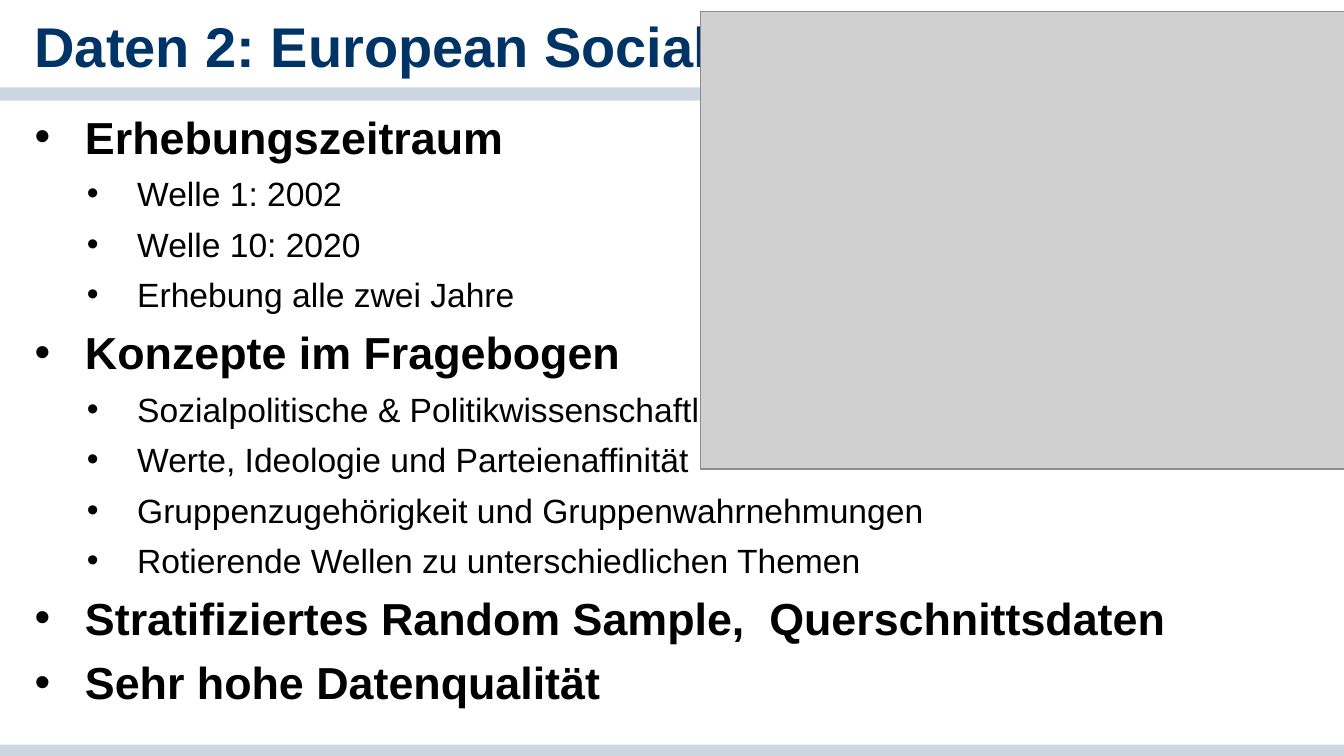
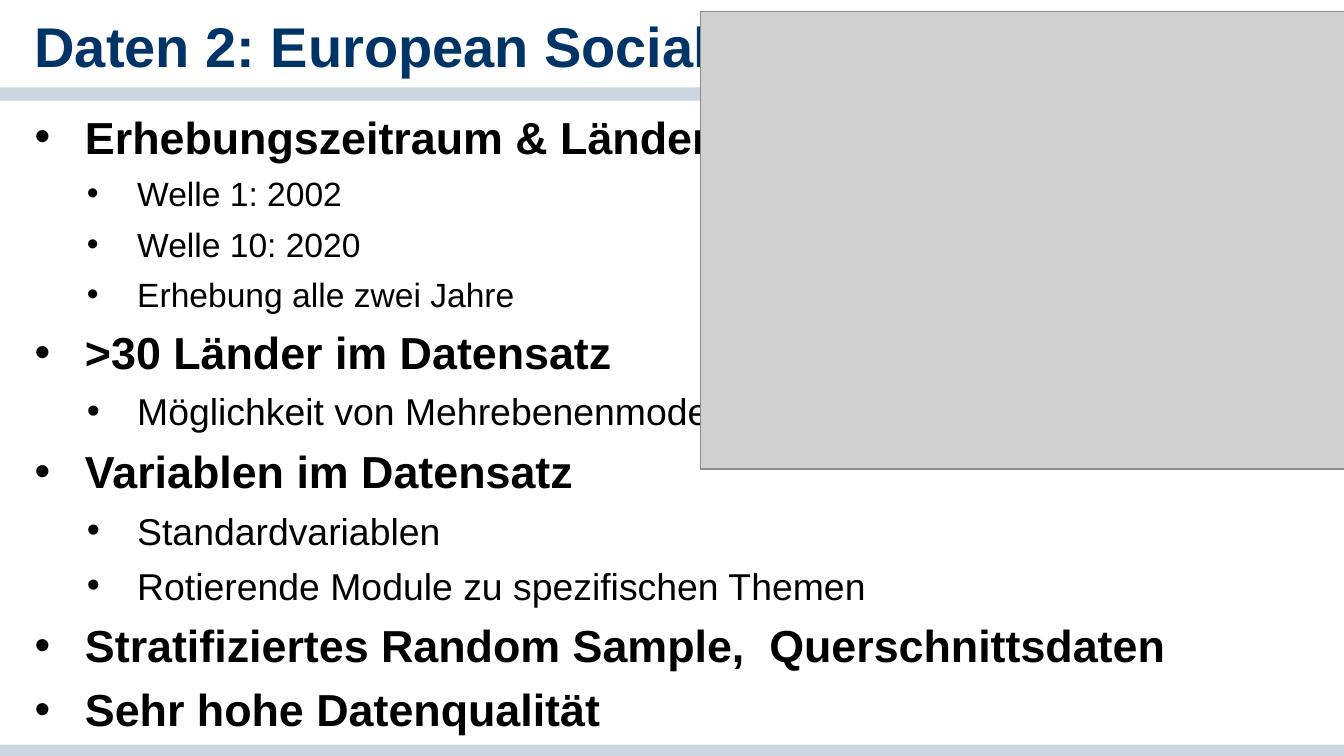
Before and after one commit to cgnguyen/class_political_psychology, a slide deck: slide 18 of 2_Slides_Literature/2_Basics of Political Psychology/2-Methoden und Theorien der politischen Psychologie.pptx. Drawn at 1344x756 pixels with LibreOffice and Linux fonts; fonts in the diff are those of the drawing; grey boxes stand for pictures; background and template pictures are left out. Boxes give left, top, right and bottom in pixels: in the first picture for what was removed or moved away, otherwise in the second. Text is boxed around its words. In the diff, an @@ line names an element or a change of style, - is before the commit and + after.

```diff
--- a/2_Slides_Literature/2_Basics of Political Psychology/2-Methoden und Theorien der politischen Psychologie.pptx
+++ b/2_Slides_Literature/2_Basics of Political Psychology/2-Methoden und Theorien der politischen Psychologie.pptx
@@ text at bbox=[85, 119, 709, 163]: text changed @@
-• Erhebungszeitraum
+• Erhebungszeitraum & Länder
@@ text at bbox=[85, 336, 865, 607]: text changed; size 18 to 20 pt @@
-• Konzepte im Fragebogen
-  • Sozialpolitische & Politikwissenschaftliche Standarditems
-  • Werte, Ideologie und Parteienaffinität
-  • Gruppenzugehörigkeit und Gruppenwahrnehmungen
-  • Rotierende Wellen zu unterschiedlichen Themen
+• >30 Länder im Datensatz
+  • Möglichkeit von Mehrebenenmodellen / Kontextanalysen
+• Variablen im Datensatz
+  • Standardvariablen
+  • Rotierende Module zu spezifischen Themen
```
Also in this commit, not shown: 1 other slide changed, 2 other files.
